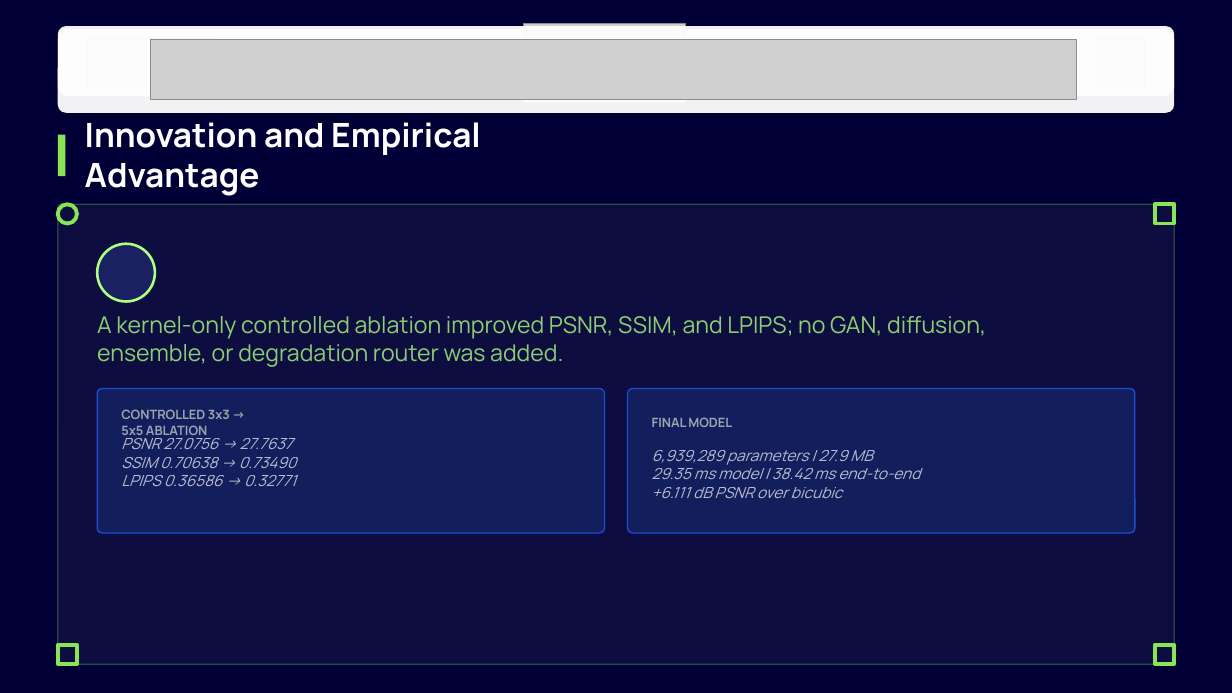
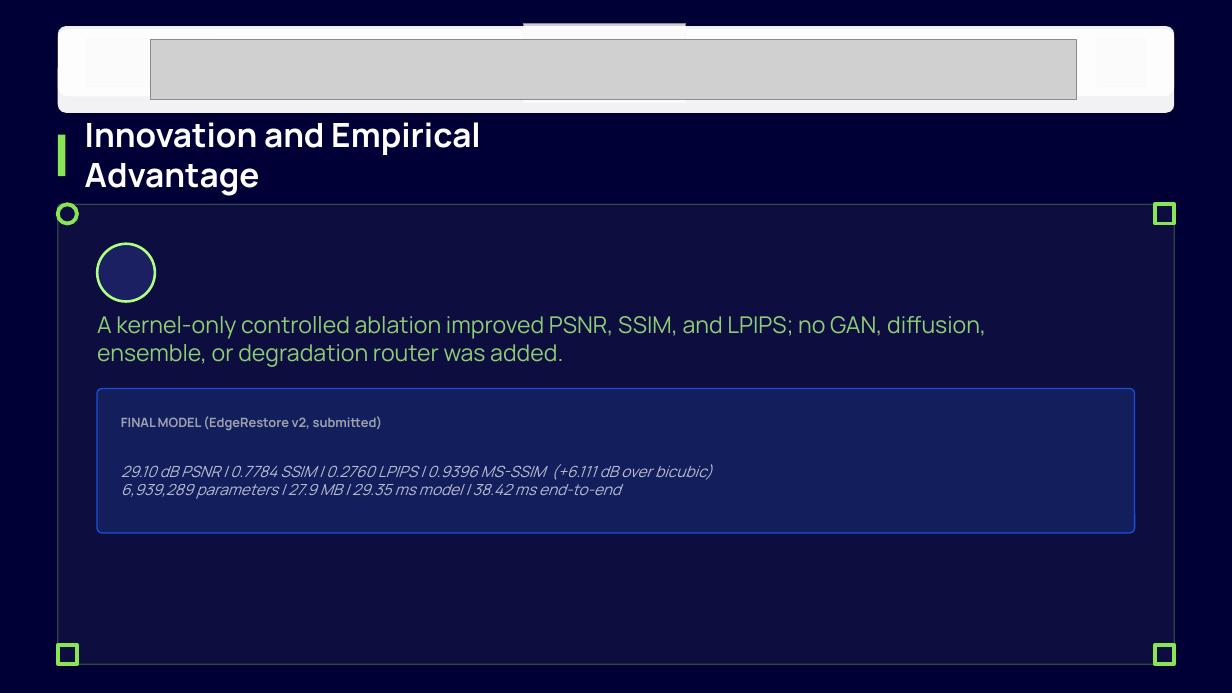
Before and after one commit to Vikaash301/kla-semicon, a slide deck: slide 5 of StarkIndustries_KLA_PS01.pptx. Drawn at 1232x693 pixels with LibreOffice and Linux fonts; fonts in the diff are those of the drawing; grey boxes stand for pictures; background and template pictures are left out. Boxes give left, top, right and bottom in pixels: in the first picture for what was removed or moved away, otherwise in the second. Text is boxed around its words. In the diff, an @@ line names an element or a change of style, - is before the commit and + after.

Commit message:
docs: remove ablation-study numbers from Innovation slide, headline the 29.10 dB result there too
The 27.0756/27.7637 ablation figures (legitimate v1 methodology data)
were the first PSNR numbers a reader saw, before reaching the Results
slide with the real 29.10 dB submitted score. Removed the ablation
block and put the actual headline result on this slide as well.

```diff
--- a/StarkIndustries_KLA_PS01.pptx
+++ b/StarkIndustries_KLA_PS01.pptx
@@ rounded rectangle: place and size @@
-rounded rectangle at [628, 389, 1135, 533]
+rounded rectangle at [97, 389, 1135, 533]
@@ rounded rectangle removed at [97, 389, 604, 533] @@
@@ text at [121, 416, 383, 430]: text changed @@
-FINAL MODEL
+FINAL MODEL (EdgeRestore v2, submitted)
@@ text removed at [121, 409, 230, 439] @@
-CONTROLLED 3x3 -> 5x5 ABLATION
@@ text removed at [121, 438, 296, 486] @@
-PSNR 27.0756 -> 27.7637
-SSIM 0.70638 -> 0.73490
-LPIPS 0.36586 -> 0.32771
@@ text at [121, 464, 712, 499]: text changed @@
-6,939,289 parameters | 27.9 MB
-29.35 ms model | 38.42 ms end-to-end
-+6.111 dB PSNR over bicubic
+29.10 dB PSNR | 0.7784 SSIM | 0.2760 LPIPS | 0.9396 MS-SSIM (+6.111 dB over bicubic)
+6,939,289 parameters | 27.9 MB | 29.35 ms model | 38.42 ms end-to-end
```
Also in this commit, not shown: 1 other file.
